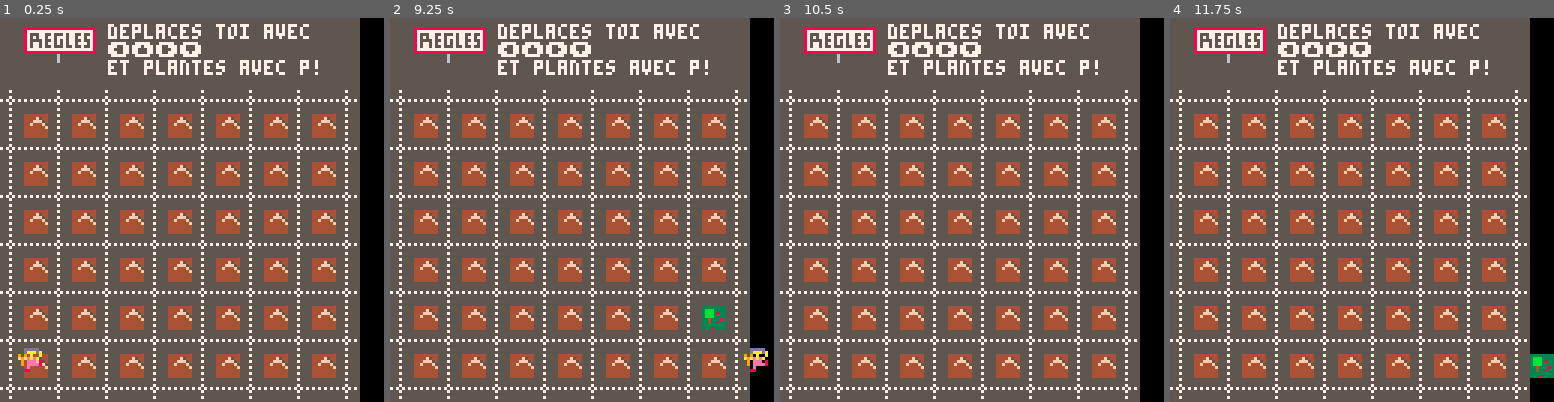
Above: before the commit, frames 1-4 (left to right).
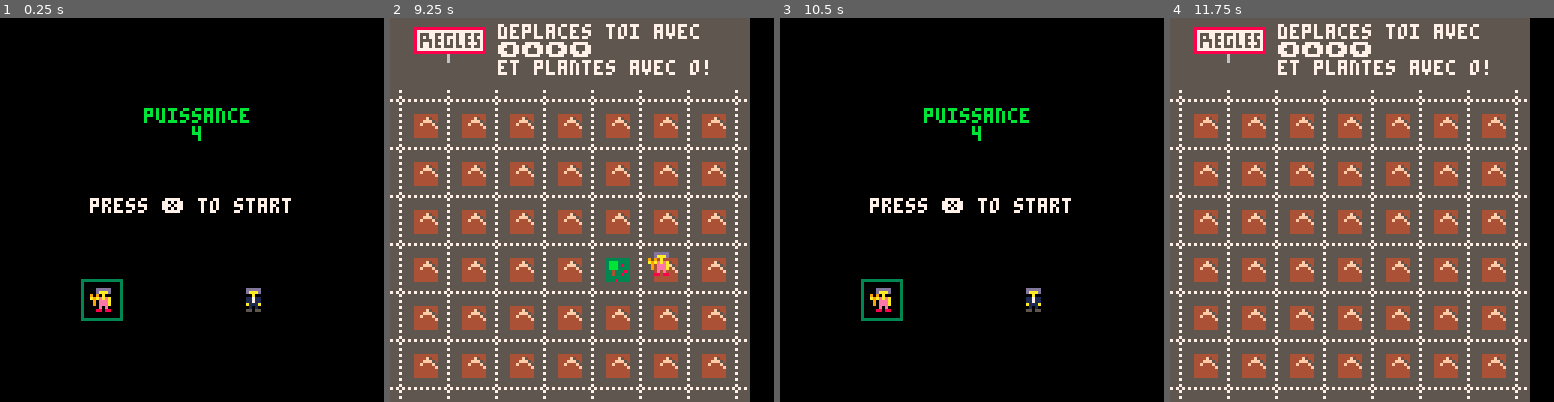
Above: after the commit, the same moments.

Repository: adatechschool/projet-collectif---pico-8-puissance4
Game: PICO-8 cartridge test 3.p8
Two runs of this game, one before a commit and one after it. Both use one fixed random seed, a clock stepped at 60 frames per second and the inputs below.
Inputs:
- Up to frame 1 (0.25 s): no input
- Up to frame 2 (9.25 s): tap X (X key) at 0.33, 1.07, 1.85, 2.97, 4.08, 5.2, 6.32, 7.43, 8.55 s; tap O (Z key) at 0.7, 1.7, 2.1, 2.5, 2.9, 3.3, 3.7, 4.1, 4.5, 4.9, 5.3, 5.7, 6.1, 6.5, 6.9, 7.3, 7.7, 8.1, 8.5, 8.9 s; hold Right 1.6-2.1 s; hold P2 Left 1.6-2.1 s; hold Up 2.15-2.42 s; hold P2 Down 2.15-2.42 s; hold Right 2.47-3.03 s; hold P2 Left 2.47-3.03 s; hold Left 3.08-3.58 s; hold P2 Right 3.08-3.58 s; hold Down 3.63-3.97 s; hold P2 Up 3.63-3.97 s; hold Right 4.02-4.68 s; hold P2 Left 4.02-4.68 s; hold Up 4.73-5.03 s; hold P2 Down 4.73-5.03 s; hold Left 5.08-5.68 s; hold P2 Right 5.08-5.68 s; hold Down 5.73-6.03 s; hold P2 Up 5.73-6.03 s; hold Right 6.08-6.58 s; hold P2 Left 6.08-6.58 s; hold Right 6.63-7.13 s; hold P2 Left 6.63-7.13 s; hold Up 7.18-7.45 s; hold P2 Down 7.18-7.45 s; hold Right 7.5-8.07 s; hold P2 Left 7.5-8.07 s; hold Left 8.12-8.62 s; hold P2 Right 8.12-8.62 s; hold Down 8.67-9 s; hold P2 Up 8.67-9 s; hold Right from 9.05 s (still down); hold P2 Left from 9.05 s (still down)
- Up to frame 3 (10.5 s): tap O (Z key) at 9.3, 9.7, 10.1 s; tap X (X key) at 9.67 s; release Right at 9.72 s; release P2 Left at 9.72 s; hold Up 9.77-10.07 s; hold P2 Down 9.77-10.07 s; hold Left from 10.12 s (still down); hold P2 Right from 10.12 s (still down)
- Up to frame 4 (11.75 s): tap O (Z key) every 0.4 s from 10.5 to 11.7 s; release Left at 10.72 s; release P2 Right at 10.72 s; hold Down 10.77-11.07 s; hold P2 Up 10.77-11.07 s; tap X (X key) at 10.78 s; hold Right 11.12-11.62 s; hold P2 Left 11.12-11.62 s

The runs differ from the first frame. In frame 1, 94% of the frame differs, in the area x 0-94%, y 0-100%; in frame 2, 1.2%; in frame 3, 94%; in frame 4, 0.4%.

Commit message:
implementation menu et planter v1

Diff:
--- a/test 3.p8
+++ b/test 3.p8
@@ -4,34 +4,80 @@
 --jeu
 
 function _init()
-scene="menu"
-draw_menu()
-selection_perso()
-music(03)
-create_player()
-o={x=0,y=0,sprite=85}
+	 scene="menu"
+	 objects={}
+	 o={x=0,y=0,sprite=85}
+	 p={x=6,y=110,sprite=73}
+	 if scene=="menu" then music(00)
+	 elseif scene=="game" then music (01)
+	 end
 end
 
 function _update()
-	player_movement()
+    if scene=="menu" then
+        update_menu()
+
+    elseif scene=="game" then
+        update_game()
+
+    end
+end
+
+function _draw()
+    if scene=="menu" then
+        draw_menu()
+    elseif scene=="game" then
+        draw_game()
+    end
+end
+
+function update_game()
+    if btnp(❎) then
+        scene="menu"
+    end
+ player_movement()
 	animated_movement()
-	create_object()
-end
-
-function _draw()
-	cls()
-	draw_map()
-	draw_player()
-	draw_object()
-end
-
+	create_garden()
+end
+
+function draw_game()
+		 cls()
+			draw_map()
+			draw_player()
+			draw_garden()
+end
+
+-----old
+
+--function _init()
+--scene="menu"
+--draw_menu()
+--selection_perso()
+--music(03)
+--end
+
+--o={x=0,y=0,sprite=85}
+--p={x=6,y=110,sprite=73}
+
+--function _update()
+--	player_movement()
+--	animated_movement()
+--	create_object()
+--end
+
+--function _draw()
+--	cls()
+--	draw_map()
+--	draw_player()
+--	draw_object()
+--end
 
 -->8
 --map
 
 function draw_map()
 map(0,0,0,0,64,64)
-print("deplaces toi avec\n⬅️⬆️➡️⬇️\net plantes avec p!",36,2)
+print("deplaces toi avec\n⬅️⬆️➡️⬇️\net plantes avec o!",36,2)
 end
 
 --function next_tile(x,y)
@@ -68,10 +114,6 @@
 end
 end
 
---function planter(p.x,p.y)
---next_tile(x,y)
---music(0)
---end
 -->8
 -- messages
 
@@ -95,21 +137,31 @@
 -->8
 --objets
 
---constantes
---t=true
---f=false
-
-function create_object()
-if (btn(❎))
+function create_garden()
+if (btn(4,0)) -- c'est la touche "w"
 then o={x=(p.x+2),y=(p.y+2),sprite=105}
 end
 end
 
-function draw_object(x,y)
+function draw_garden(x,y)
 spr(o.sprite,o.x,o.y)
 end
+
+-----pour player 2 :
+
+--function create_building()
+--if (btn(4,1)) -- c'est la touche "w"
+--then o={x=(p.x+2),y=(p.y+2),sprite=121}
+--end
+--end
 -->8
 --menu
+
+function update_menu()
+    if btnp(❎) then
+        scene="game"
+    end
+end
 
 function draw_menu()
 cls()
@@ -120,11 +172,11 @@
 spr(89,80,90)
 end
 
-function selection_perso()
- if btnp(❎)
-		then _update()
- end
-end
+--function selection_perso()
+-- if btnp(❎)
+--		then create_player()
+--	end
+--end
 
 --function update_game()
 -- if btnp(❎)
Not shown, changed: the music (__music__) section of test 3.p8
Not shown, changed: the sound effects (__sfx__) section of test 3.p8
